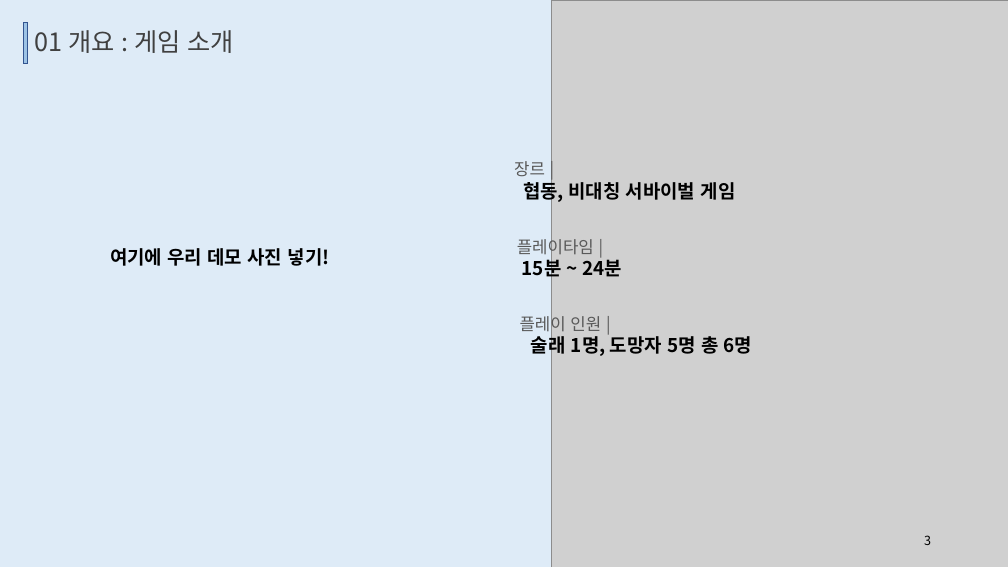
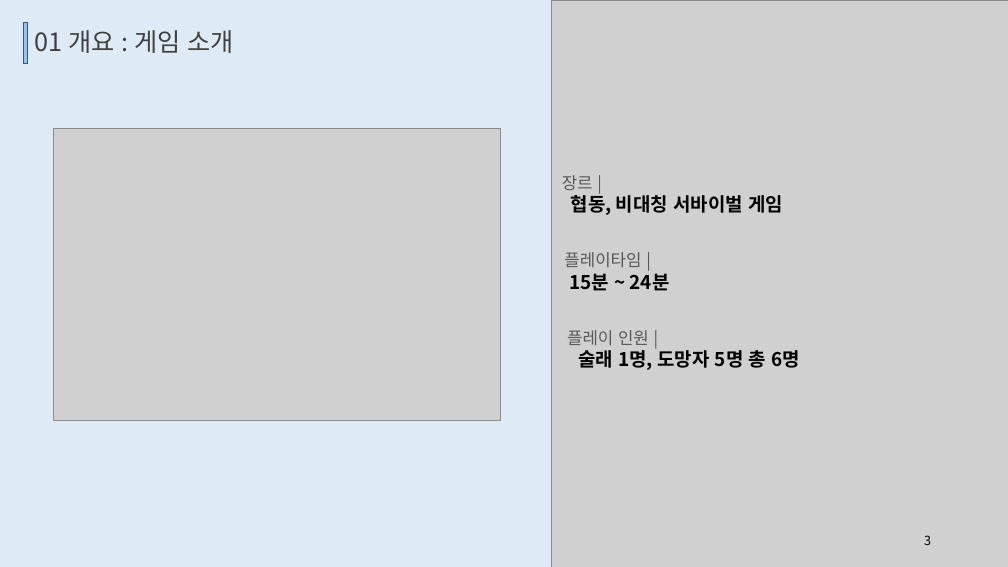
Before and after one commit to TUKoreaEscape/Graduation_Project, a slide deck: slide 3 of Graduation_Document/중간발표.pptx. Drawn at 1008x567 pixels with LibreOffice and Linux fonts; fonts in the diff are those of the drawing; grey boxes stand for pictures. Boxes give left, top, right and bottom in pixels: in the first picture for what was removed or moved away, otherwise in the second. Text is boxed around its words. In the diff, an @@ line names an element or a change of style, - is before the commit and + after.

```diff
--- a/Graduation_Document/중간발표.pptx
+++ b/Graduation_Document/중간발표.pptx
@@ picture added at (54,129,501,420) @@
@@ 3 texts: place and size @@
-3 texts at (514,161,622,281)
+3 texts at (562,175,670,291)
@@ text removed at (110,248,330,266) @@
-여기에 우리 데모 사진 넣기!
@@ 3 texts: place and size @@
-3 texts at (520,178,753,358)
+3 texts at (567,192,800,370)
```
Also in this commit, not shown: 1 other slide changed, 13 other files.
